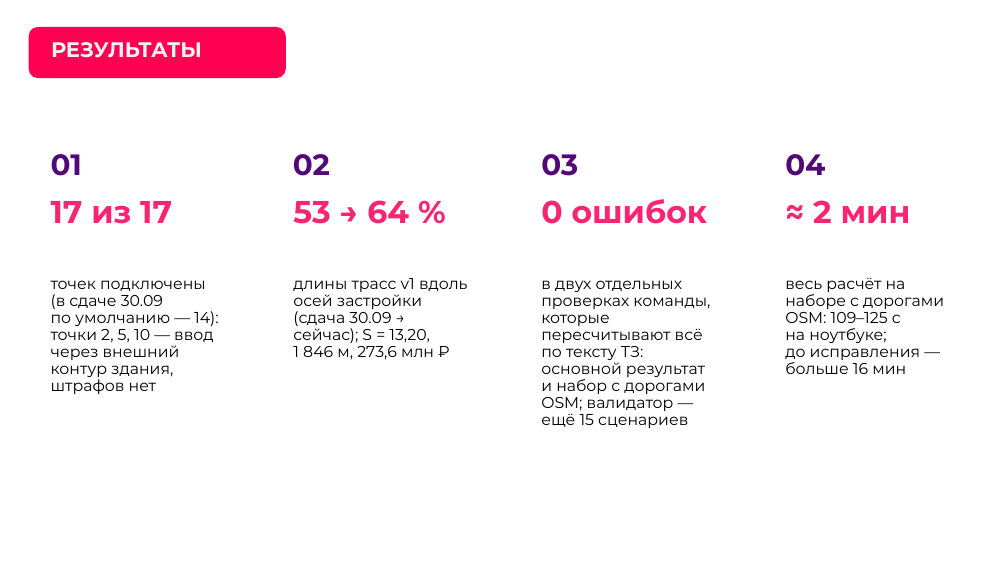
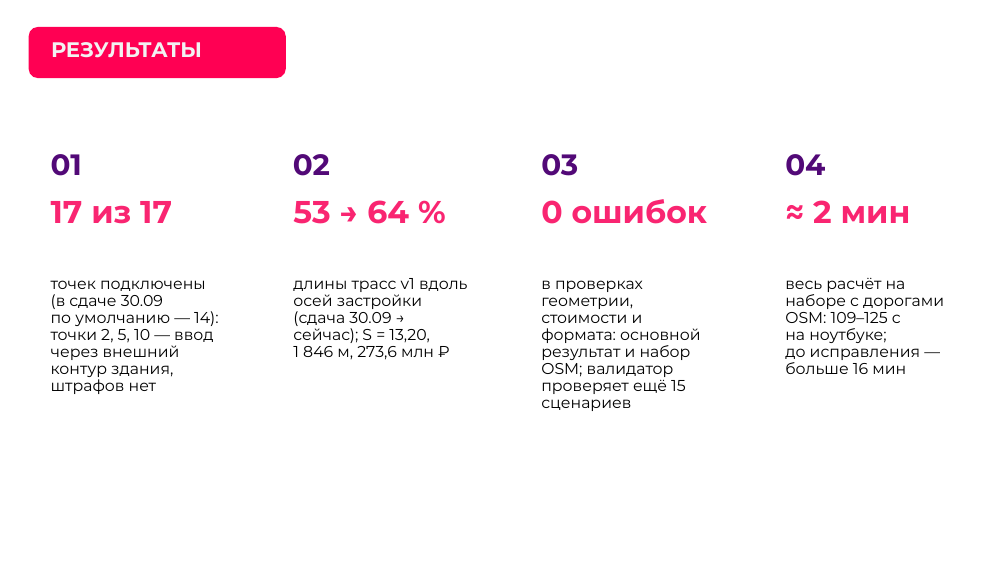
Before and after one commit to Wpresser/LCT-Elades-Heatnet, a slide deck: slide 6 of presentation/Elades_LCT2026_task2_presentation.pptx. Drawn at 1008x567 pixels with LibreOffice and Linux fonts; fonts in the diff are those of the drawing; background and template pictures are left out. Boxes give left, top, right and bottom in pixels: in the first picture for what was removed or moved away, otherwise in the second. Text is boxed around its words. In the diff, an @@ line names an element or a change of style, - is before the commit and + after.

```diff
--- a/presentation/Elades_LCT2026_task2_presentation.pptx
+++ b/presentation/Elades_LCT2026_task2_presentation.pptx
@@ text at [541, 280, 701, 411]: text changed @@
-в двух отдельных проверках команды, которые пересчитывают всё по тексту ТЗ: основной результат и набор с дорогами OSM; валидатор — ещё 15 сценариев
+в проверках геометрии, стоимости и формата: основной результат и набор OSM; валидатор проверяет ещё 15 сценариев
```
Also in this commit, not shown: 3 other slides changed, 29 other files.
